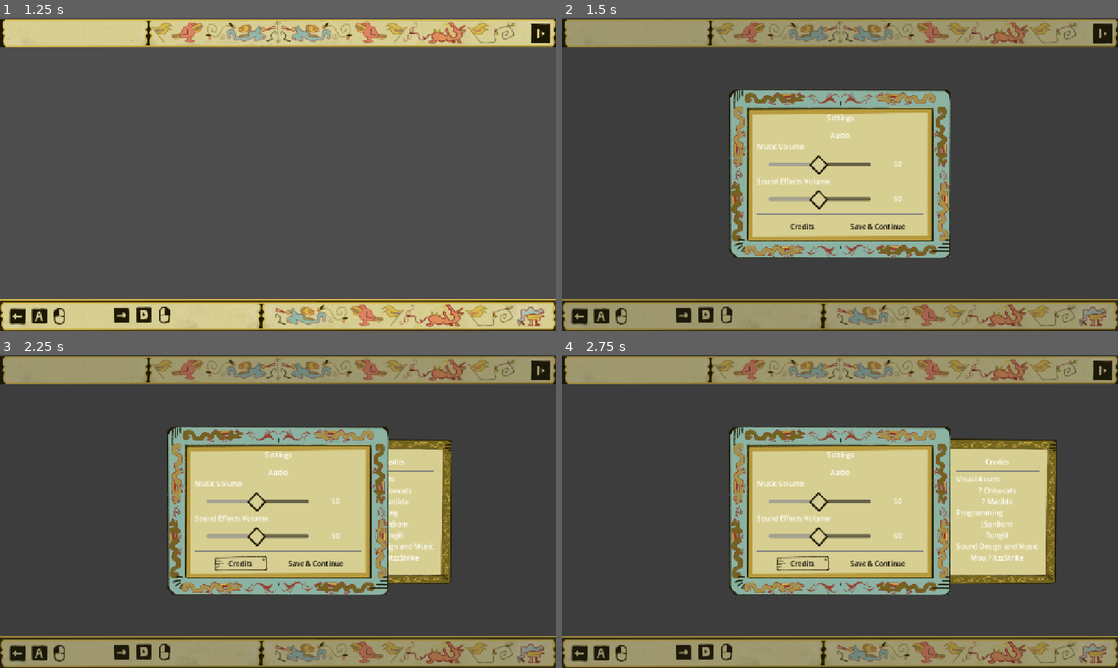
Above: before the commit, frames 1-4 (two rows, left to right).
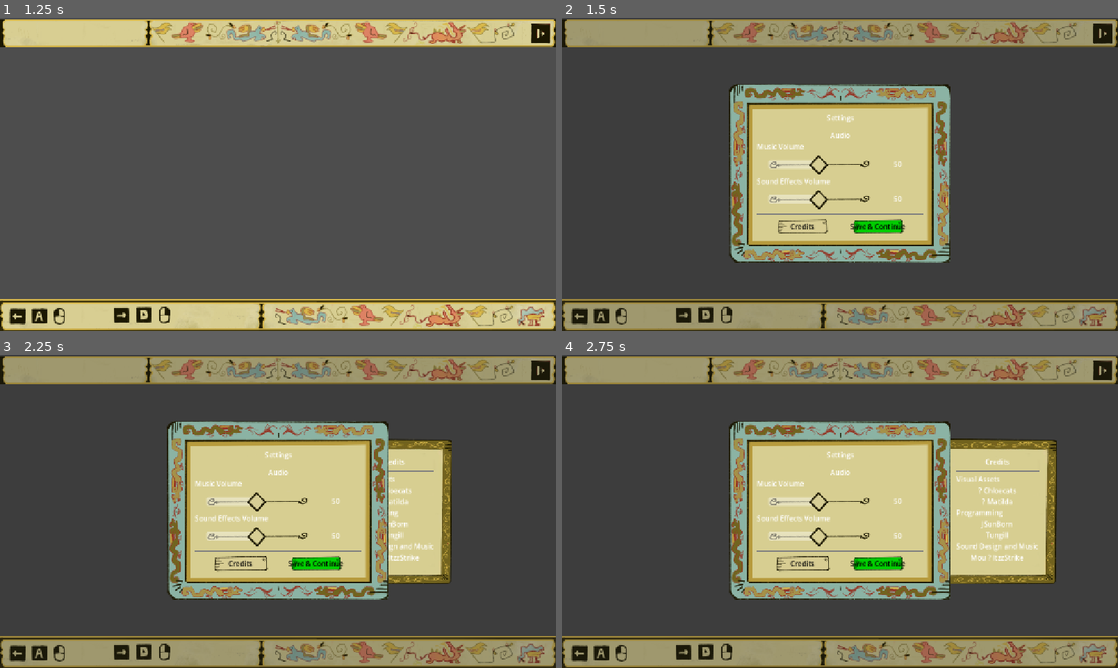
Above: after the commit, the same moments.

Repository: Tungill/GWJ85
Game: Godot game, scene res://Levels/Game.tscn
Same seed, same stepped clock (60 frames per second), same inputs: the game is played once before the commit and once after it.
Inputs (mouse positions are in pixels of both pictures, inside the frame that each line leads up to):
- Up to frame 1 (1.25 s): click "Play TODO: change this button…" at 0.5 s
- Up to frame 2 (1.5 s): click (1101, 33) at 1.25 s
- Up to frame 3 (2.25 s): click "Credits" at 2 s
- Up to frame 4 (2.75 s): no input

Frame 1 is identical in both runs. In frame 2, 7.4% of the frame differs, in the area x 30-70%, y 21-79%; in frame 3, 7.3%; in frame 4, 7.3%.

Commit message:
Update PauseMenu assets

Diff:
--- a/Scenes/UI/pause_menu.tscn
+++ b/Scenes/UI/pause_menu.tscn
@@ -5,10 +5,10 @@
 [ext_resource type="PackedScene" uid="uid://bakqwgqxv48pl" path="res://Scenes/UI/credits.tscn" id="2_ma1v7"]
 [ext_resource type="StyleBox" uid="uid://denls1nh4kb84" path="res://Scripts/UI/settings_slider.tres" id="5_dkbde"]
 [ext_resource type="Texture2D" uid="uid://ccd6uof8a3bpv" path="res://Assets/UI/T_slidder.png" id="5_yq7um"]
-[ext_resource type="Texture2D" uid="uid://dbk7dvsixwn4t" path="res://Assets/UI/T_MENU_Button.png" id="6_741ux"]
 [ext_resource type="Texture2D" uid="uid://b4n87qxb1lya1" path="res://Assets/UI/T_slidder_hover.png" id="6_nqqw2"]
 [ext_resource type="Script" uid="uid://bl6ndtho6swe8" path="res://Scripts/UI/reference_rect_margin.gd" id="6_qyryt"]
 [ext_resource type="Texture2D" uid="uid://0bfns524xepj" path="res://Assets/UI/T_slidder_pressed.png" id="7_hanoc"]
+[ext_resource type="Texture2D" uid="uid://bw00kjm8tg4q" path="res://Assets/UI/T_button.png" id="9_hanoc"]
 [ext_resource type="Texture2D" uid="uid://cfe410el4kgdk" path="res://Assets/UI/T_button_pressed.png" id="10_nqqw2"]
 [ext_resource type="Texture2D" uid="uid://bamrfjhdibfj8" path="res://Assets/UI/T_button_hover.png" id="11_hanoc"]
 
@@ -54,9 +54,9 @@
 anchor_right = 0.692969
 anchor_bottom = 0.748611
 offset_left = -10.0006
-offset_top = -10.0002
+offset_top = -22.0002
 offset_right = 6.99963
-offset_bottom = 13.0001
+offset_bottom = 23.0001
 grow_horizontal = 2
 grow_vertical = 2
 size_flags_horizontal = 4
@@ -193,35 +193,36 @@
 [node name="CreditsButton" type="TextureButton" parent="Settings/HBoxContainer/MarginContainer/VBoxContainer/ButtonHBox"]
 layout_mode = 2
 size_flags_horizontal = 3
-texture_normal = ExtResource("6_741ux")
-texture_pressed = ExtResource("10_nqqw2")
-texture_hover = ExtResource("11_hanoc")
-
-[node name="Label" type="Label" parent="Settings/HBoxContainer/MarginContainer/VBoxContainer/ButtonHBox/CreditsButton"]
-layout_mode = 1
-anchors_preset = 15
-anchor_right = 1.0
-anchor_bottom = 1.0
-grow_horizontal = 2
-grow_vertical = 2
-theme_override_colors/font_color = Color(0, 0, 0, 1)
-text = "Credits"
-horizontal_alignment = 1
-vertical_alignment = 1
-
-[node name="Control" type="Control" parent="Settings/HBoxContainer/MarginContainer/VBoxContainer/ButtonHBox"]
-layout_mode = 2
-size_flags_horizontal = 3
-
-[node name="SaveButton" type="TextureButton" parent="Settings/HBoxContainer/MarginContainer/VBoxContainer/ButtonHBox"]
-self_modulate = Color(0, 1, 0, 1)
-layout_mode = 2
-size_flags_horizontal = 3
-texture_normal = ExtResource("6_741ux")
+texture_normal = ExtResource("9_hanoc")
 texture_pressed = ExtResource("10_nqqw2")
 texture_hover = ExtResource("11_hanoc")
 texture_focused = ExtResource("11_hanoc")
 
+[node name="Label" type="Label" parent="Settings/HBoxContainer/MarginContainer/VBoxContainer/ButtonHBox/CreditsButton"]
+layout_mode = 1
+anchors_preset = 15
+anchor_right = 1.0
+anchor_bottom = 1.0
+grow_horizontal = 2
+grow_vertical = 2
+theme_override_colors/font_color = Color(0, 0, 0, 1)
+text = "Credits"
+horizontal_alignment = 1
+vertical_alignment = 1
+
+[node name="Control" type="Control" parent="Settings/HBoxContainer/MarginContainer/VBoxContainer/ButtonHBox"]
+layout_mode = 2
+size_flags_horizontal = 3
+
+[node name="SaveButton" type="TextureButton" parent="Settings/HBoxContainer/MarginContainer/VBoxContainer/ButtonHBox"]
+self_modulate = Color(0, 1, 0, 1)
+layout_mode = 2
+size_flags_horizontal = 3
+texture_normal = ExtResource("9_hanoc")
+texture_pressed = ExtResource("10_nqqw2")
+texture_hover = ExtResource("11_hanoc")
+texture_focused = ExtResource("11_hanoc")
+
 [node name="Label" type="Label" parent="Settings/HBoxContainer/MarginContainer/VBoxContainer/ButtonHBox/SaveButton"]
 layout_mode = 1
 anchors_preset = 15
--- a/Scripts/UI/settings_slider.tres
+++ b/Scripts/UI/settings_slider.tres
@@ -1,14 +1,10 @@
 [gd_resource type="StyleBoxTexture" load_steps=2 format=3 uid="uid://denls1nh4kb84"]
 
-[ext_resource type="Texture2D" uid="uid://cewjm6jedmwiw" path="res://Assets/UI/T_PAUSE_Slider_line.png" id="1_gsyat"]
+[ext_resource type="Texture2D" uid="uid://bo57ilixvshdk" path="res://Assets/UI/T_slidder_bar.png" id="1_gsyat"]
 
 [resource]
-content_margin_left = 20.0
 content_margin_top = 10.0
-content_margin_right = 20.0
 content_margin_bottom = 10.0
 texture = ExtResource("1_gsyat")
-texture_margin_left = 11.8182
-texture_margin_right = 10.0
 axis_stretch_horizontal = 2
 axis_stretch_vertical = 2
